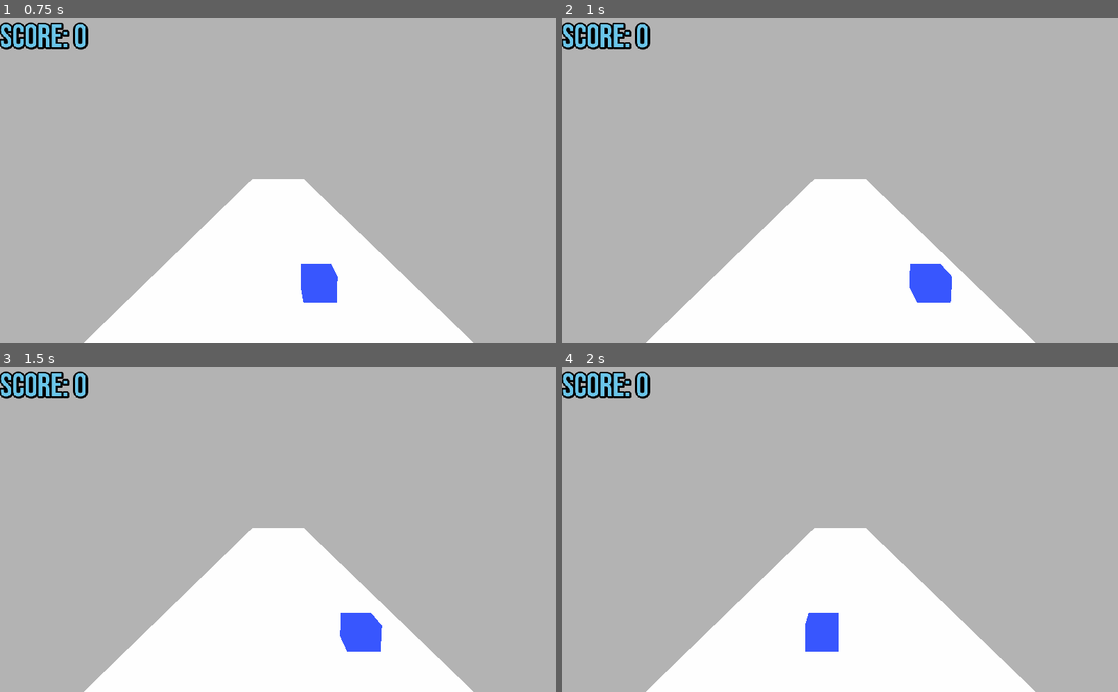
Above: before the commit, frames 1-4 (two rows, left to right).
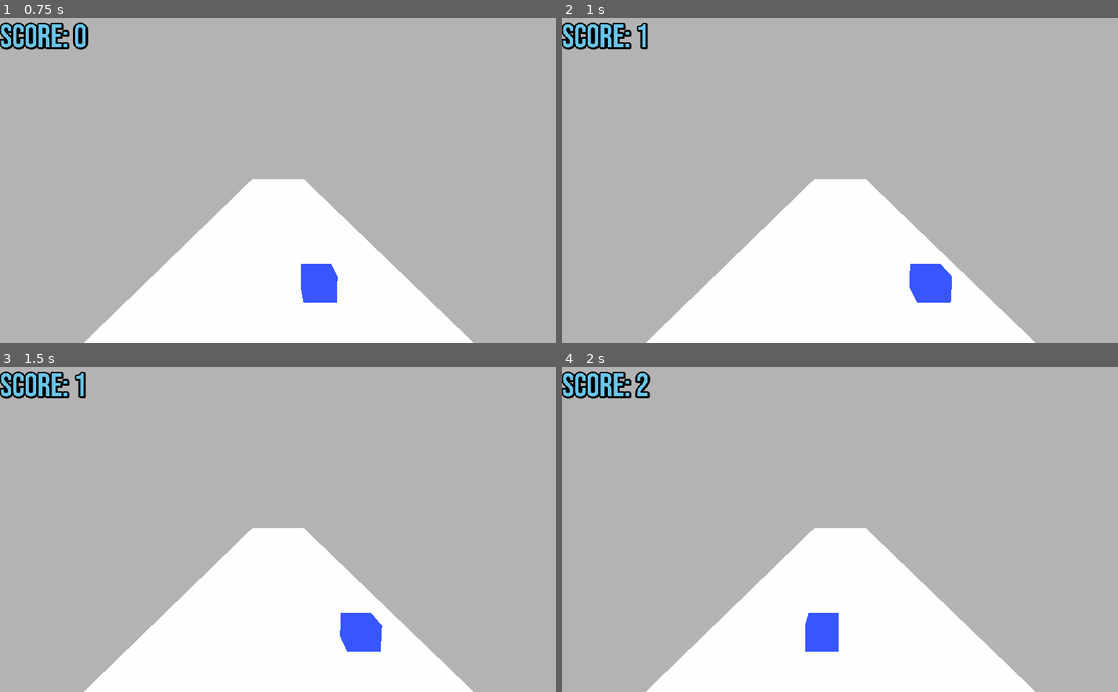
Above: after the commit, the same moments.

Repository: CrealStudio/Godot-Brackeys
Game: Godot game, scene res://scenes/World.tscn
Same seed, same stepped clock (60 frames per second), same inputs: the game is played once before the commit and once after it.
Inputs:
- Up to frame 1 (0.75 s): tap Enter at 0.5 s; hold D (right) from 0.53 s (still down)
- Up to frame 2 (1 s): keep holding D (right)
- Up to frame 3 (1.5 s): release D (right) at 1.28 s; hold A (left) from 1.28 s (still down)
- Up to frame 4 (2 s): keep holding A (left)

Frame 1 is identical in both runs. In frame 2, 0.2% of the frame differs, in the area x 13-16%, y 1-10%; in frame 3, 0.2%; in frame 4, 0.1%.

Commit message:
score fixed

Diff:
--- a/Bracckeys but godot/scenes/World.tscn
+++ b/Bracckeys but godot/scenes/World.tscn
@@ -116,7 +116,6 @@
 [node name="ScoreTimer" type="Timer" parent="."]
 
 [node name="CanvasLayer" type="CanvasLayer" parent="."]
-follow_viewport_enable = true
 
 [node name="Label" type="Label" parent="CanvasLayer"]
 margin_right = 40.0
--- a/Bracckeys but godot/scripts/Global.gd
+++ b/Bracckeys but godot/scripts/Global.gd
@@ -12,5 +12,4 @@
 
 func _process(delta):
 	time_now = OS.get_unix_time()
-	var score = time_now - time_start
-	print(score)
+	score = time_now - time_start
